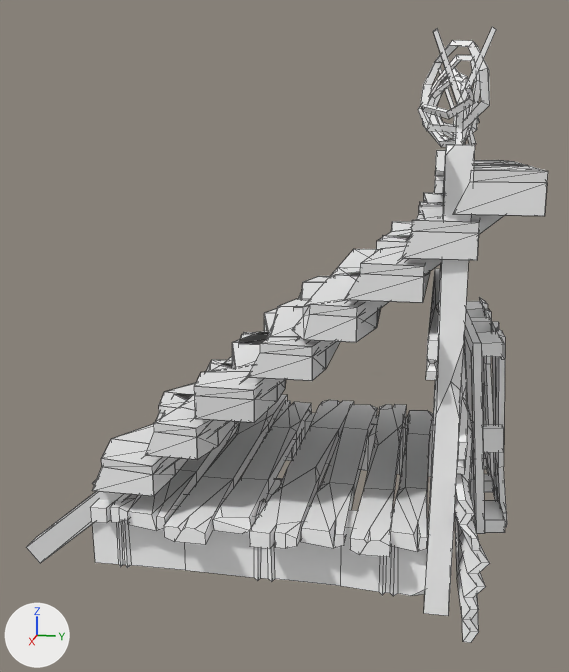
Before and after pictures for a commit that changed the Blender file assets/build.blend.
Both versions are drawn from a camera (50 mm lens) standing at (5.29, 1.03, 2.65) and looking at (0.06, -0.02, 1.34). Every picture has the same lights, and +X, +Y and +Z are marked at lower left. Mesh edges are drawn as thin lines.

In view in the first picture: 'SM_Bld_Snow_Platform_Stairs_01.001', 'SM_Env_Wood_Platform_01', 'SM_Prop_Wall_Junk_06'.
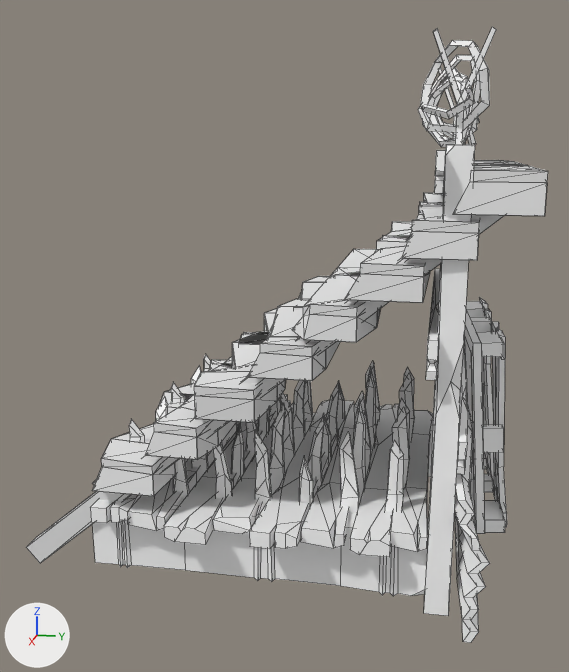
Commit message: Update build.glb to include spikes

What differs and where, as boxes [x1, y1, x2, y2] in the pictures (569 x 672 px):
'SM_Prop_MetalSpikes_01', added
    after: [129, 354, 414, 516]

The change, as a list of edits to the scene's bpy script:
```text
Add mat_polygonapocalypse_mat_01_a_005:
    mat_polygonapocalypse_mat_01_a_005 = principled_material('PolygonApocalypse_Mat_01_A.005')
    mat_polygonapocalypse_mat_01_a_005.base_color = (1.0, 1.0, 1.0)  # white #ffffff
    mat_polygonapocalypse_mat_01_a_005.roughness = 0.553
Add me_mesh_010:
    me_mesh_010.from_pydata(...)  # 850 vertices, 905 faces; spans x -12.0..240.0, y 0.0..144.0, z -133.0..133.0
    me_mesh_010.materials.append(mat_polygonapocalypse_mat_01_a_005)  # its picture is missing
Add ob_sm_prop_metalspikes_01:
    ob_sm_prop_metalspikes_01 = bpy.data.objects.new('SM_Prop_MetalSpikes_01', me_mesh_010)
    ob_sm_prop_metalspikes_01.location = (-0.8, 0.0, 0.0)
    ob_sm_prop_metalspikes_01.rotation_euler = (1.571, 0.0, 0.0)  # degrees (90, 0, 0)
    ob_sm_prop_metalspikes_01.scale = (0.007, 0.007, 0.007)
```
